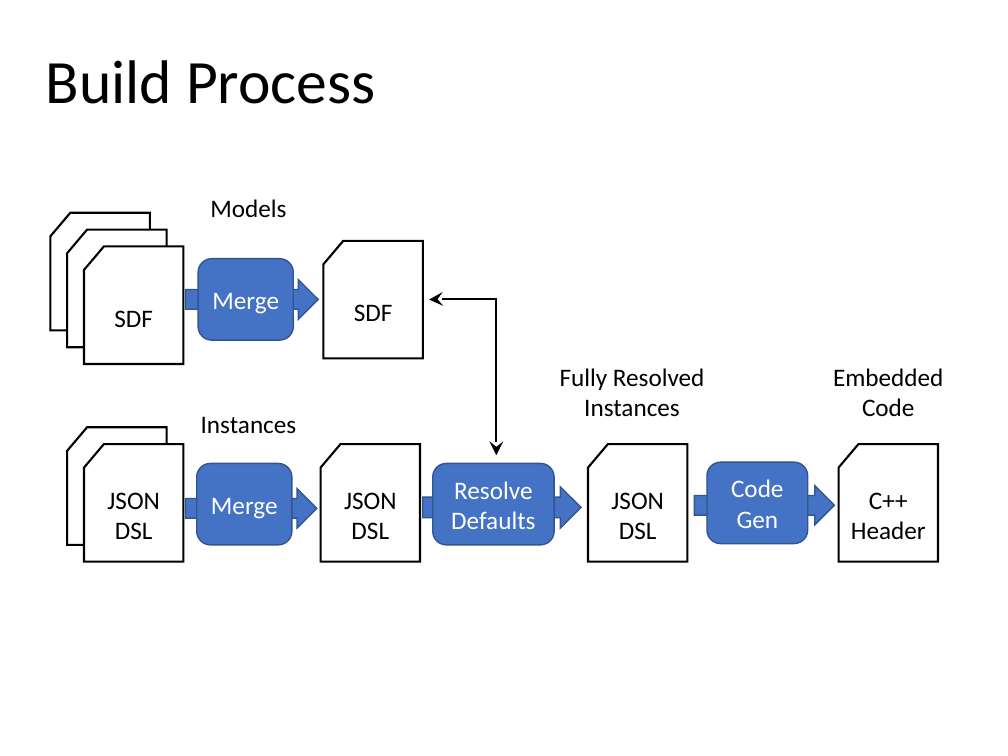
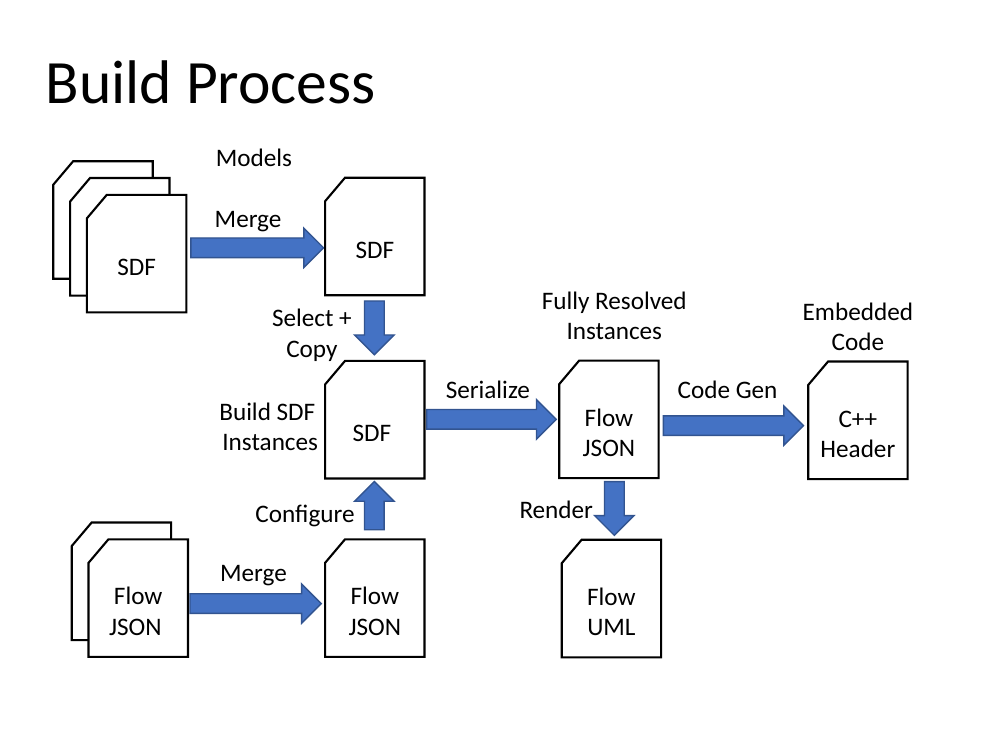
Before and after one commit to mjkoster/ObjectFlow, a slide deck: slide 12 of Documents/ObjectFlow.pptx. Drawn at 1008x756 pixels with LibreOffice and Linux fonts; fonts in the diff are those of the drawing. Boxes give left, top, right and bottom in pixels: in the first picture for what was removed or moved away, otherwise in the second. Text is boxed around its words. In the diff, an @@ line names an element or a change of style, - is before the commit and + after.

Commit message:
Update process slides

```diff
--- a/Documents/ObjectFlow.pptx
+++ b/Documents/ObjectFlow.pptx
@@ flow chart punched card "SDF" moved from (x1=324, y1=241, x2=423, y2=359) to (x1=326, y1=177, x2=425, y2=295) @@
@@ text "Merge" moved from (x1=199, y1=259, x2=293, y2=341) to (x1=215, y1=210, x2=282, y2=232) @@
@@ 3 flow chart punched cards, 1 text, 1 right arrow moved together from (x1=50, y1=199, x2=319, y2=364) to (x1=53, y1=148, x2=324, y2=312) @@
@@ elbow double arrow removed from (429, 299) to (496, 456) @@
@@ text "Fully Resolved Instances" moved from (x1=560, y1=368, x2=705, y2=417) to (x1=542, y1=291, x2=687, y2=340) @@
@@ text "Embedded Code" moved from (x1=833, y1=368, x2=943, y2=416) to (x1=803, y1=302, x2=913, y2=350) @@
@@ text added at (x1=272, y1=308, x2=337, y2=361), 18 pt, text #000000 @@
+Select + Copy
@@ right arrow added at (x1=355, y1=301, x2=394, y2=355), fill #4472C4, outline #325491 1 pt @@
@@ flow chart punched card added at (x1=326, y1=361, x2=425, y2=479), fill #FFFFFF, outline #000000 1.5 pt, 18 pt, text #000000 @@
+SDF
@@ text added at (x1=446, y1=380, x2=530, y2=398), 18 pt, text #000000 @@
+Serialize
@@ flow chart punched card "Flow JSON" moved from (x1=588, y1=445, x2=687, y2=562) to (x1=559, y1=361, x2=659, y2=479) @@
@@ text colour #FFFFFF to #000000; alignment centre to left; vertical alignment middle to top; fill #4472C4 to none; outline #325491 1 pt to none in 3 elements at (x1=220, y1=564, x2=287, y2=586), (x1=215, y1=210, x2=282, y2=232), (x1=678, y1=380, x2=778, y2=398) @@
@@ text "Code Gen" moved from (x1=707, y1=462, x2=807, y2=543) to (x1=678, y1=380, x2=778, y2=398) @@
@@ flow chart punched card "C++ Header" moved from (x1=839, y1=445, x2=938, y2=562) to (x1=808, y1=362, x2=908, y2=480) @@
@@ text at (x1=219, y1=402, x2=318, y2=451): text changed @@
-Instances
+Build SDF Instances
@@ right arrow resized from (x1=422, y1=487, x2=581, y2=528) to (x1=426, y1=400, x2=555, y2=439) @@
@@ text in flow chart punched card at (x1=583, y1=408, x2=635, y2=456): text changed @@
-JSON DSL
+Flow JSON
@@ right arrow moved from (x1=695, y1=486, x2=835, y2=525) to (x1=663, y1=406, x2=803, y2=446) @@
@@ rounded rectangle removed at (x1=432, y1=464, x2=553, y2=545) @@
-Resolve Defaults
@@ text added at (x1=255, y1=501, x2=354, y2=527), 18 pt, text #000000 @@
+Configure
@@ right arrow added at (x1=354, y1=481, x2=394, y2=530), fill #4472C4, outline #325491 1 pt @@
@@ text added at (x1=520, y1=500, x2=593, y2=518), 18 pt, text #000000 @@
+Render
@@ right arrow added at (x1=595, y1=482, x2=634, y2=535), fill #4472C4, outline #325491 1 pt @@
@@ 3 flow chart punched cards, 1 right arrow moved together from (x1=68, y1=427, x2=420, y2=562) to (x1=72, y1=522, x2=425, y2=657) @@
@@ flow chart punched card added at (x1=561, y1=539, x2=661, y2=657), fill #FFFFFF, outline #000000 1.5 pt, 18 pt, text #000000 @@
+Flow UML
@@ text "Merge" moved from (x1=197, y1=464, x2=291, y2=545) to (x1=220, y1=564, x2=287, y2=586) @@
@@ text in flow chart punched card at (x1=109, y1=586, x2=162, y2=635): text changed @@
-JSON DSL
+Flow JSON
@@ text in flow chart punched card at (x1=349, y1=586, x2=401, y2=635): text changed @@
-JSON DSL
+Flow JSON
```
Also in this commit, not shown: 3 other slides changed, 1 other file.
